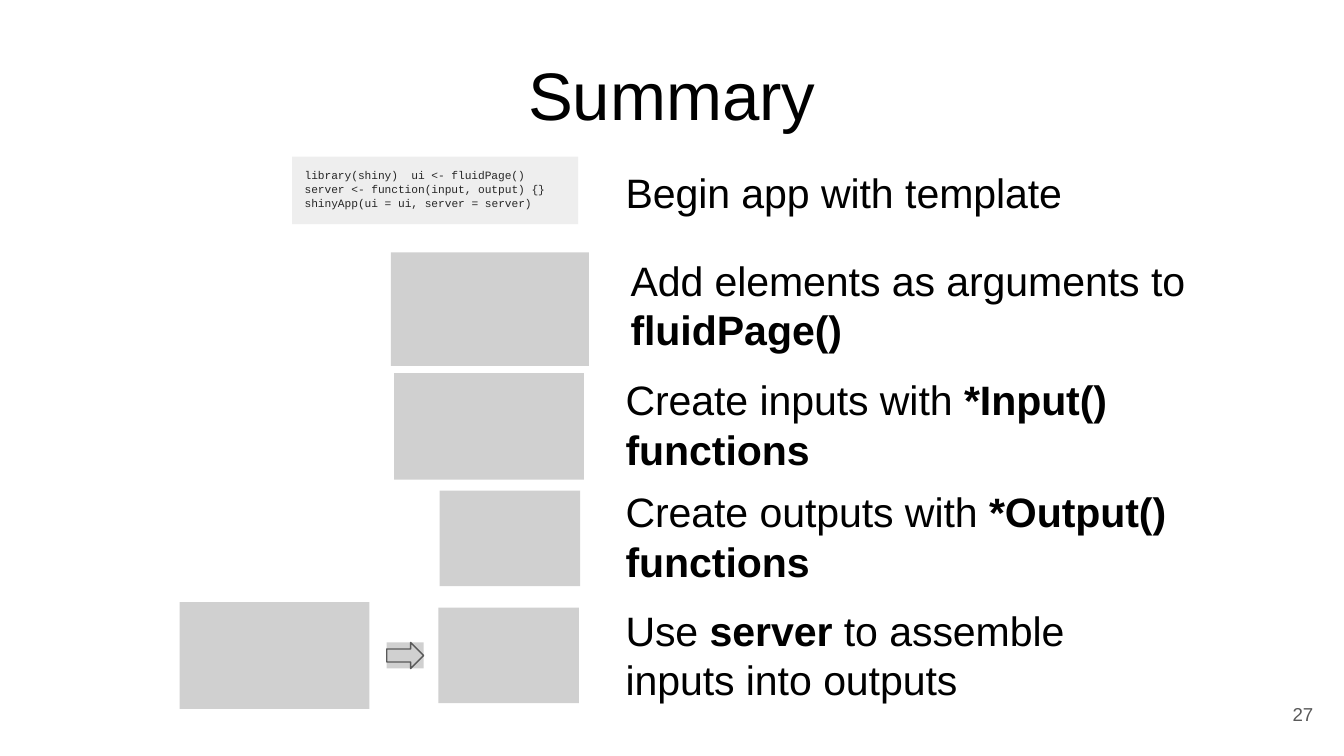
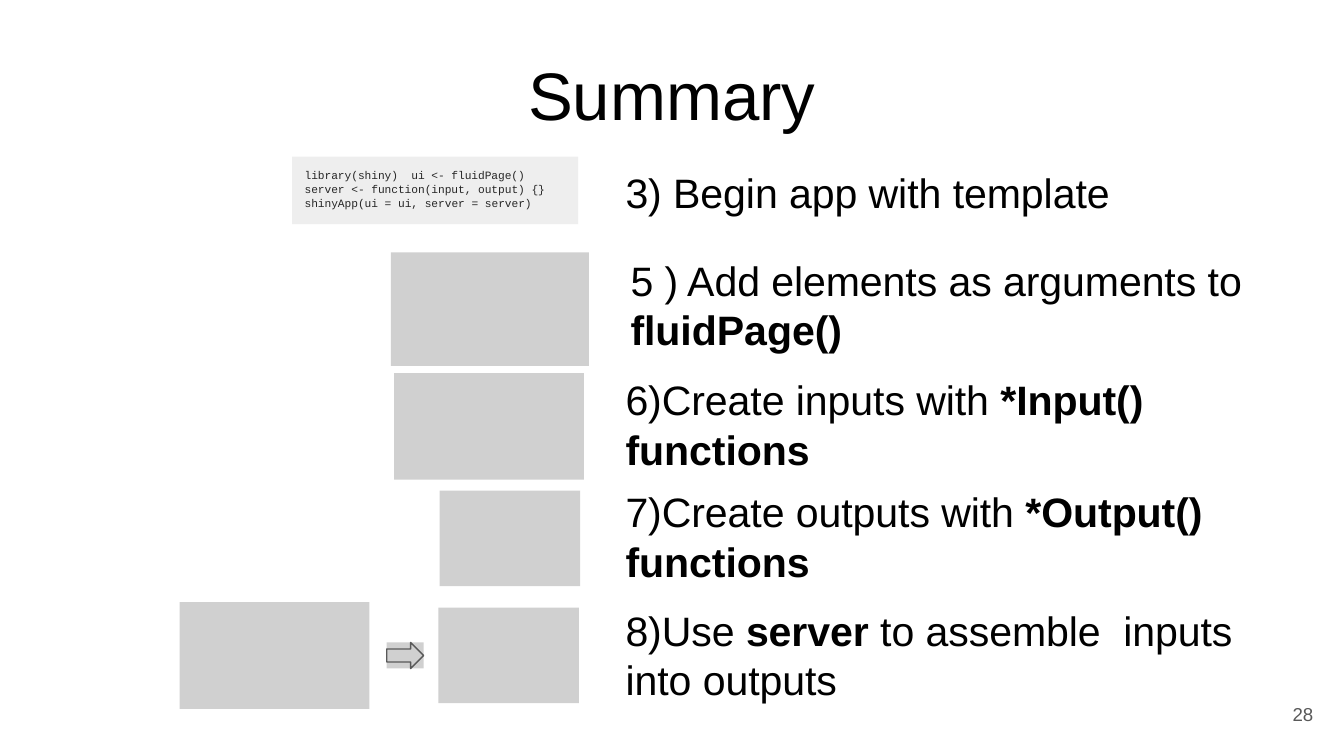
Before and after one commit to WHOIGit/Rshinypresentation, a slide deck: slide 28 of shinyRpresentation.odp (slide 27 before the commit). Drawn at 1344x756 pixels with LibreOffice and Linux fonts; fonts in the diff are those of the drawing; grey boxes stand for pictures. Boxes give left, top, right and bottom in pixels: in the first picture for what was removed or moved away, otherwise in the second. Text is boxed around its words. In the diff, an @@ line names an element or a change of style, - is before the commit and + after.

Commit message:
edits and presentation update

```diff
--- a/shinyRpresentation.odp
+++ b/shinyRpresentation.odp
@@ text at (626,178,1110,216): text changed @@
-Begin app with template
+3) Begin app with template
@@ text at (631,266,1242,305): text changed @@
-Add elements as arguments to
+5 ) Add elements as arguments to
@@ text at (626,385,1232,703): text changed @@
-Create inputs with *Input() functions
-Create outputs with *Output() functions
-Use server to assemble inputs into outputs
+6)Create inputs with *Input() functions
+7)Create outputs with *Output() functions
+8)Use server to assemble inputs into outputs
@@ page number at (1293,708,1314,721): text changed @@
-27
+28
```
Also in this commit, not shown: 1 other slide changed, 1 slide added, 3 other files.
